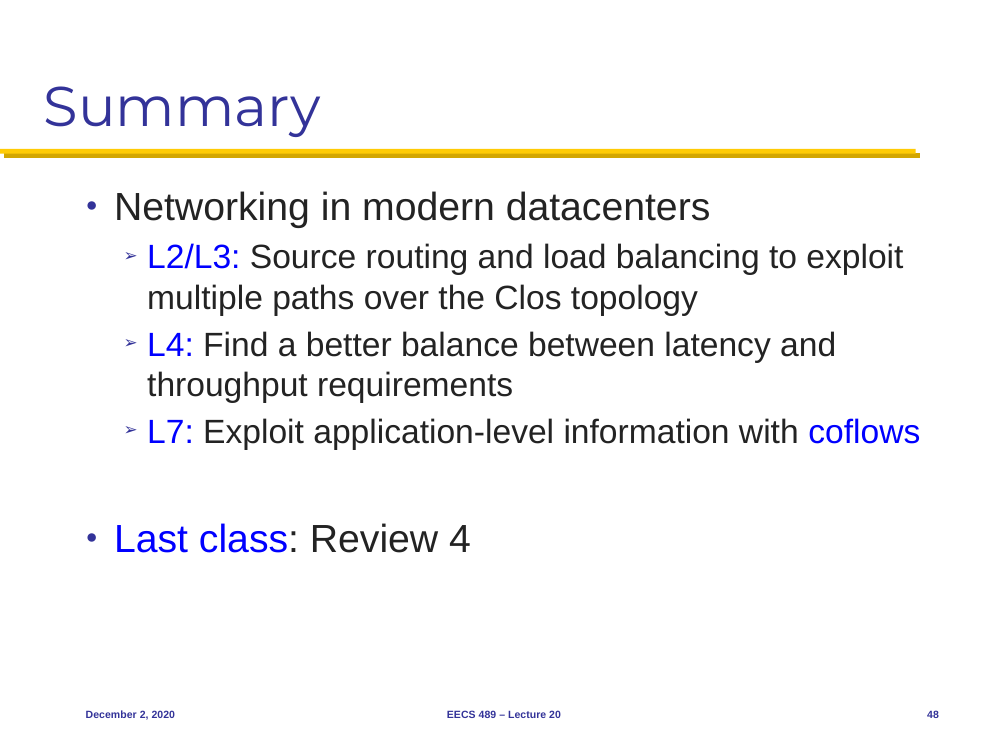
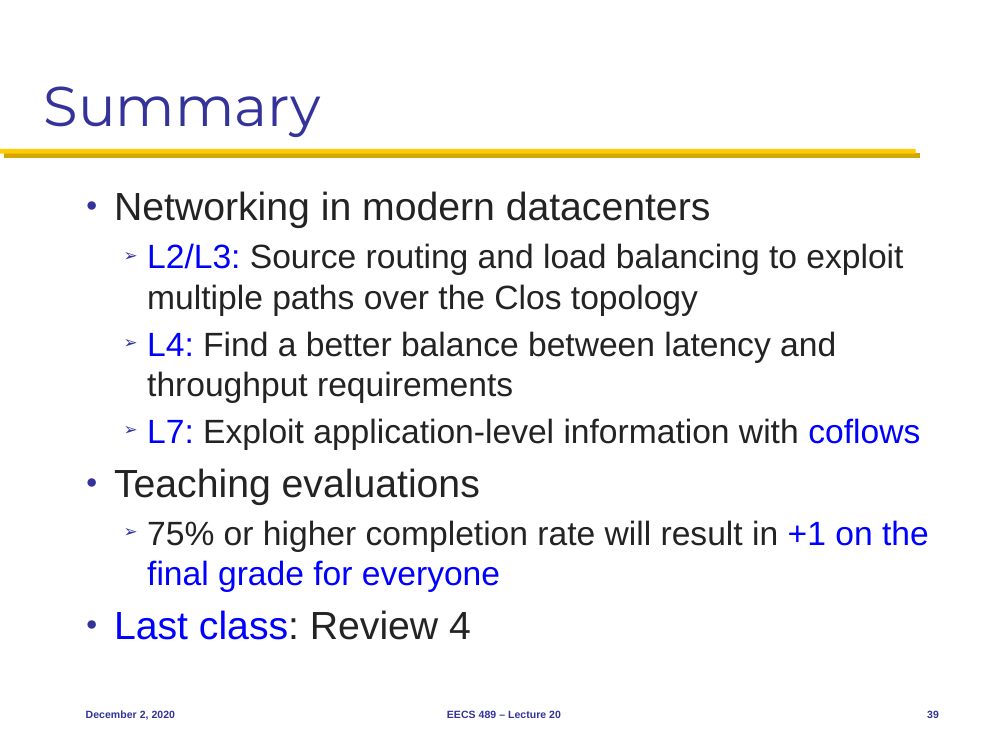
Before and after one commit to mosharaf/eecs489, a slide deck: slide 39 of Slides/120220.pptx (slide 48 before the commit). Drawn at 1008x756 pixels with LibreOffice and Linux fonts; fonts in the diff are those of the drawing. Boxes give left, top, right and bottom in pixels: in the first picture for what was removed or moved away, otherwise in the second. Text is boxed around its words. In the diff, an @@ line names an element or a change of style, - is before the commit and + after.

Commit message:
Updates to Dec 2 slides

```diff
--- a/Slides/120220.pptx
+++ b/Slides/120220.pptx
@@ text at bbox=[114, 468, 929, 592]: paragraphs added @@
+● Teaching evaluations
+  ➢ 75% or higher completion rate will result in +1 on the final grade for everyone
@@ page number at bbox=[927, 711, 939, 718]: text changed @@
-48
+39
```
Also in this commit, not shown: 1 other slide changed, 1 slide added, 3 slides removed.
